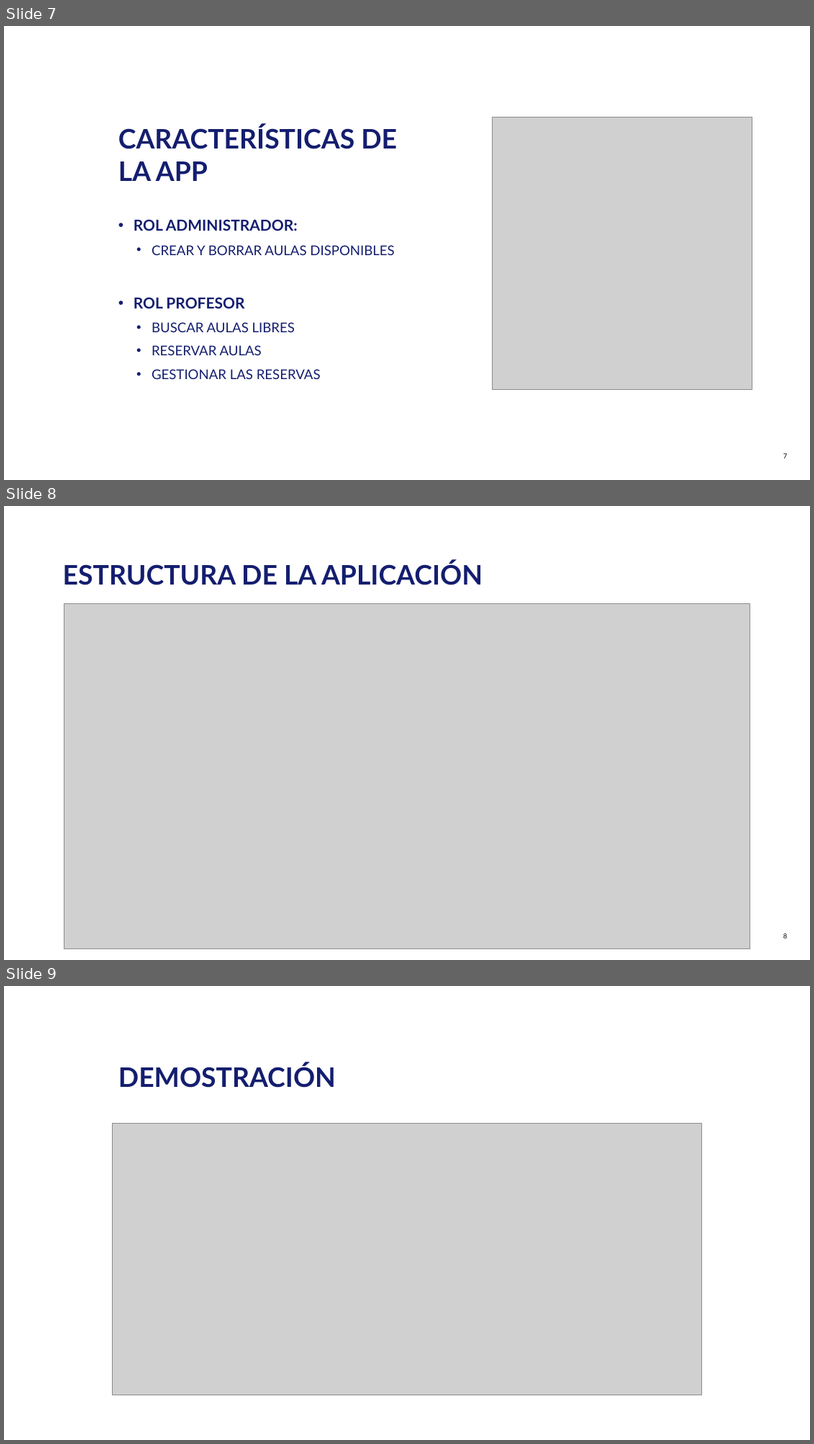
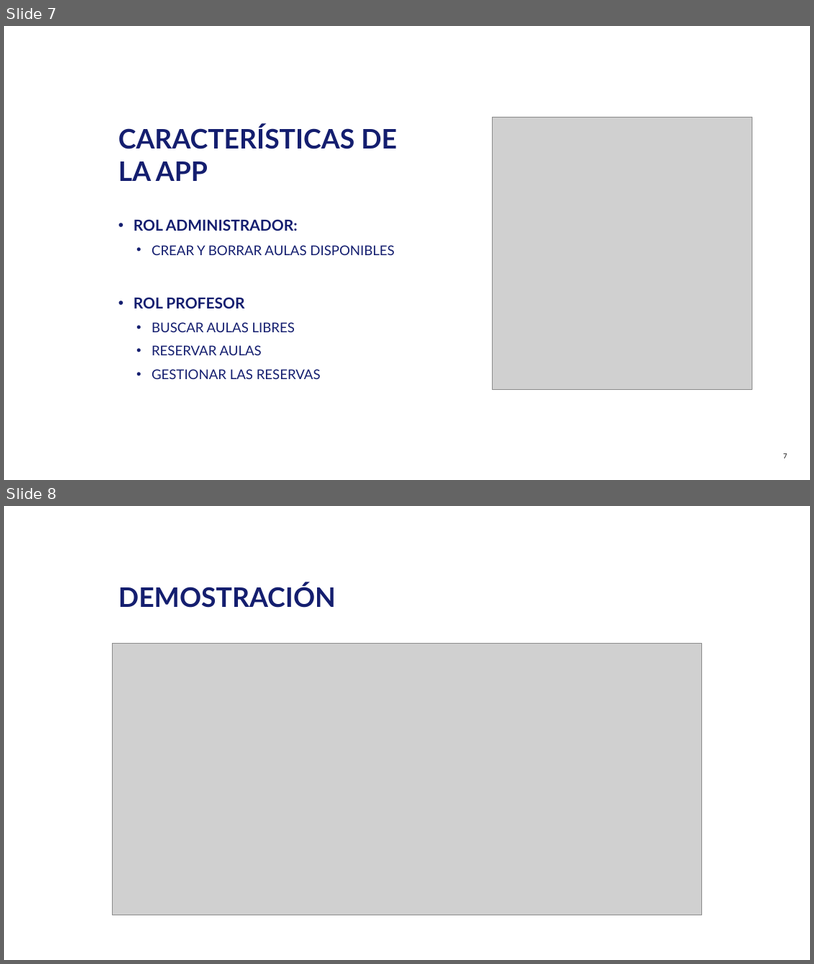
Before and after one commit to barreiroabad/Booking_Classroom, a slide deck: BOOKING CLASSROOM.pptx. Shown one above the other, each under a label of ours: slides 7, 8 and 9 before the commit, slides 7 and 8 after it. The pictures are 814x1444 and 814x964 pixels, drawn with LibreOffice and Linux fonts; fonts in the diff are those of the drawing; grey boxes stand for pictures. Boxes give left, top, right and bottom in pixels: in the first picture for what was removed or moved away, otherwise in the second. Text is boxed around its words. In the diff, an @@ line names an element or a change of style, - is before the commit and + after.

```diff
--- a/BOOKING CLASSROOM.pptx
+++ b/BOOKING CLASSROOM.pptx
@@ slide 8 removed at bbox=[4, 506, 810, 960], background #FFFFFF @@
@@ title removed at bbox=[63, 561, 483, 585] @@
-ESTRUCTURA DE LA APLICACIÓN
@@ picture removed at bbox=[64, 603, 751, 948] @@
@@ page number removed at bbox=[784, 933, 787, 940] @@
-8
@@ what was slide 9 is now slide 8 @@
```
Also in this commit, not shown: 3 slides changed, 1 slide added, 1 other slide removed, 5 other files.
